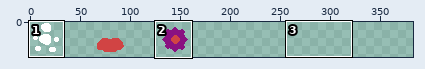
Two versions of one pixel-art file, sprites/concept.aseprite. Above: a wide view before the commit, with the close-up outlined.
Close-up. Before:
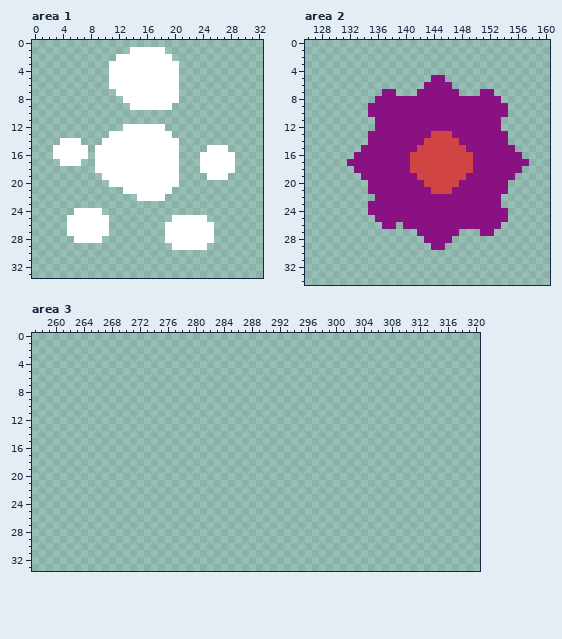
1280x720 pixels, 1 frame. Shown: area 1: x 0..32, y 0..33; area 2: x 126..160, y 0..34; area 3: x 257..320, y 0..33. The wide view leaves out empty margins. The commit also changed other parts of the picture, which this record leaves out.
The same view after the edit:
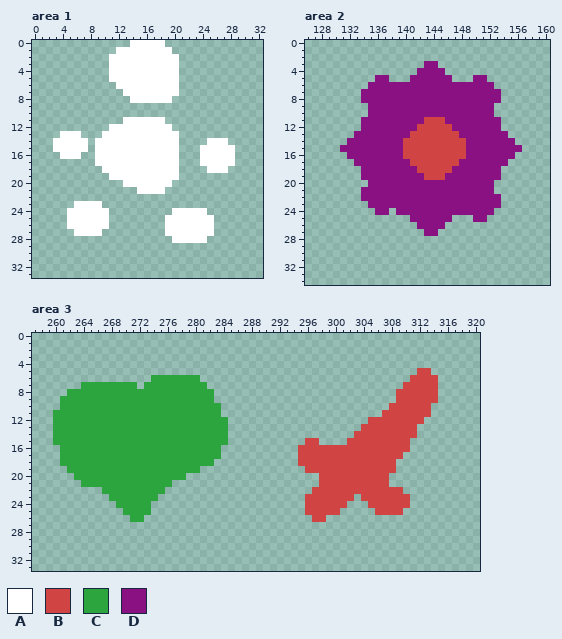
Palette (. is transparent): A #ffffff  B #d14444  C #2ca53e  D #8a1181
Changes in this commit:
Changed rows in their new state; - is an unchanged pixel.
Area 1:
first column x 11:
 0 ---AAAAA--
 1 -AA-----A-
 2 A--------A
first column x 3:
 6 --------.-----------------
 7 ---------.----------------
 8 ----------.------.--------
 9 -----------......---------
11 ----------AAAAAA----------
12 --------AA------A---------
13 -AAA---A---------A--------
14 A---A-A---------------AAA-
15 ---------------------A---A
16 .---.---------------------
17 -...----------------------
18 ------.--------------.---.
19 -------.--------------...-
20 --------..-------.--------
21 ----------..----.---------
22 ------------....----------
23 ---AAAA-------------------
24 --A----A---------AAAAA----
25 ----------------A-----A---
27 --.----.------------------
28 ---....---------.-----.---
29 -----------------.....----
Area 2:
first column x 131:
 3 ------------DD-------------
 4 -----------DDDD------------
 5 -----DD---DDD--D---DD------
 6 ----DDDDDDDD----DDDDDD-----
 7 ---DDD--DDD------DDD--D----
 8 ---DD----------------------
 9 ----------------------..---
10 ----------------------..---
11 ---DD-------BBB------------
12 ---DD------BBBBB-----------
13 --DD------BBB---B----------
14 -DDD-----BBB-----B------D--
15 DDD------BB--------------D-
16 -D-------B--------D------.-
17 -.---------------DD-----...
18 --.-------D-----DDD----...-
19 -----------D---DDD-----..--
20 ------------DDDDD-----..---
21 ---D---------DDD------..---
22 ---DD----------------------
24 ----.--.--------------..---
25 -----.....------...--...---
26 ------..-..----........----
27 -----------.--...---..-----
28 ------------....-----------
29 -------------..------------
Area 3:
first column x 260:
 5 ----------------------------------------------------BB-
 6 --------------CCCCCCC------------------------------BBBB
 7 ----CCCCCCCC-CCCCCCCCC----------------------------BBBBB
 8 --CCCCCCCCCCCCCCCCCCCCC--------------------------BBBBBB
 9 -CCCCCCCCCCCCCCCCCCCCCC--------------------------BBBBBB
10 -CCCCCCCCCCCCCCCCCCCCCCC------------------------BBBBBB-
11 CCCCCCCCCCCCCCCCCCCCCCCC-----------------------BBBBBBB-
12 CCCCCCCCCCCCCCCCCCCCCCCCC--------------------BBBBBBBB--
13 CCCCCCCCCCCCCCCCCCCCCCCCC-------------------BBBBBBBB---
14 CCCCCCCCCCCCCCCCCCCCCCCCC------------------BBBBBBBBB---
15 CCCCCCCCCCCCCCCCCCCCCCCCC-----------BB----BBBBBBBBB----
16 -CCCCCCCCCCCCCCCCCCCCCCC-----------BBBBBBBBBBBBBBBB----
17 -CCCCCCCCCCCCCCCCCCCCCCC-----------BBBBBBBBBBBBBBB-----
18 -CCCCCCCCCCCCCCCCCCCCCC------------BBBBBBBBBBBBBB------
19 --CCCCCCCCCCCCCCCCCCC---------------BBBBBBBBBBBBB------
20 ---CCCCCCCCCCCCCCCC-------------------BBBBBBBBBB-------
21 ----CCCCCCCCCCCCC---------------------BBBBBBBBBB-------
22 -------CCCCCCCCC---------------------BBBBBBBBBBBBB-----
23 --------CCCCCCC---------------------BBBBBBB-BBBBBBB----
24 ---------CCCCC----------------------BBBBBB---BBBBBB----
25 ----------CCCC----------------------BBBBB-----BBBB-----
26 -----------CC------------------------BB----------------
Boxes around the changes in both close-ups, in picture pixels (x1, y1, x2, y2):
added: (109, 40, 179, 61)
changed: (53, 82, 235, 250)
changed: (340, 61, 529, 250)
added: (298, 368, 438, 522)
added: (53, 375, 228, 522)
